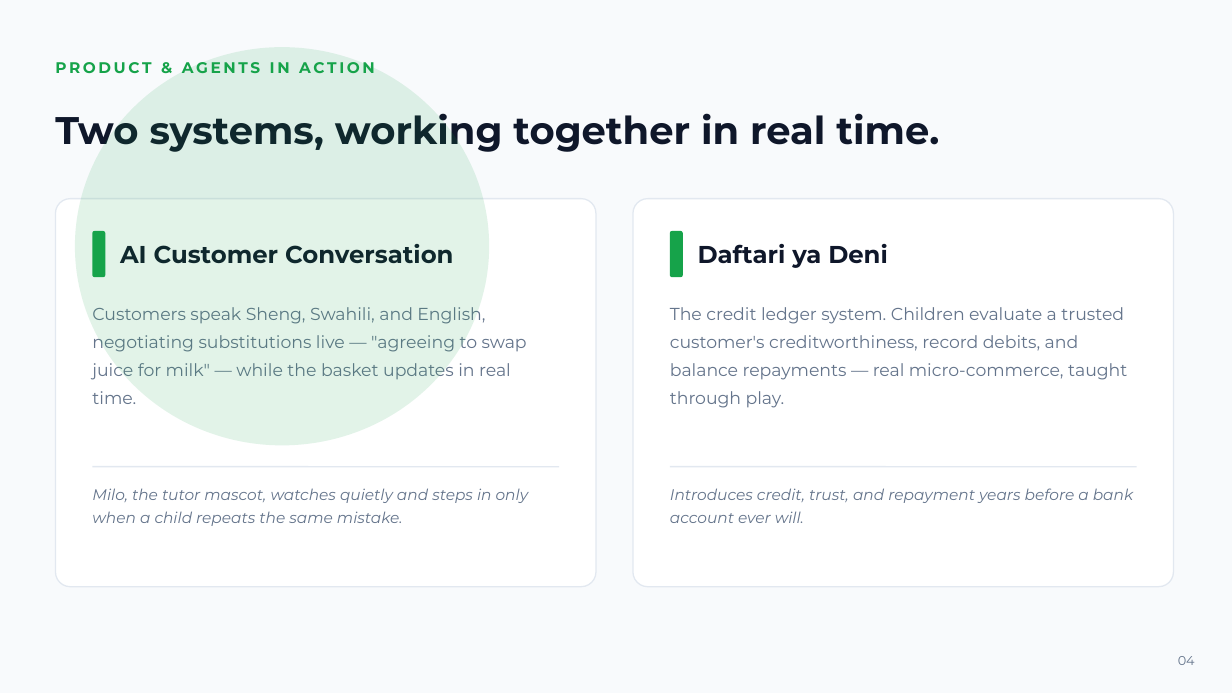
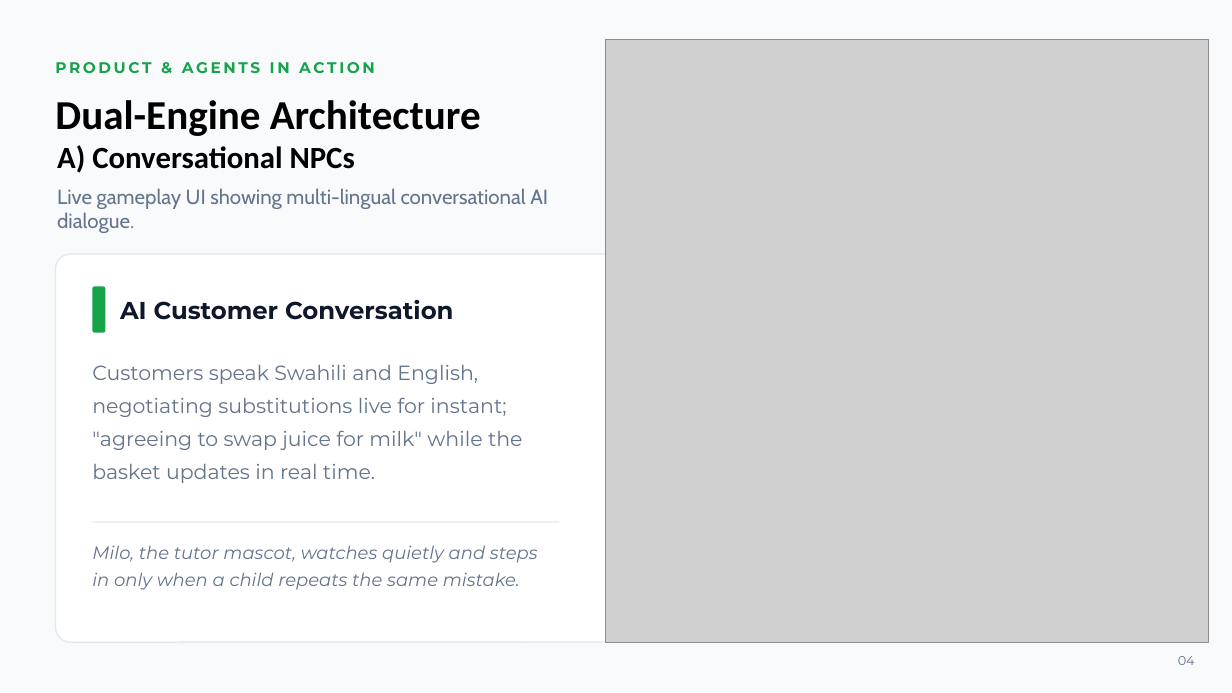
Before and after one commit to lemonhead-ai/SmartDuka, a slide deck: slide 4 of assets/pitch-deck/SmartDuka_Pitchdeck_backup.pptx. Drawn at 1232x693 pixels with LibreOffice and Linux fonts; fonts in the diff are those of the drawing; grey boxes stand for pictures. Boxes give left, top, right and bottom in pixels: in the first picture for what was removed or moved away, otherwise in the second. Text is boxed around its words. In the diff, an @@ line names an element or a change of style, - is before the commit and + after.

```diff
--- a/assets/pitch-deck/SmartDuka_Pitchdeck_backup.pptx
+++ b/assets/pitch-deck/SmartDuka_Pitchdeck_backup.pptx
@@ ellipse removed at box(75, 47, 489, 445) @@
@@ picture added at box(605, 39, 1209, 642) @@
@@ text removed at box(55, 113, 939, 152) @@
-Two systems, working together in real time.
@@ text added at box(55, 100, 481, 136), 32 pt, text #000000, bold @@
+Dual-Engine Architecture
@@ text added at box(57, 145, 355, 173), 24 pt, text #000000, bold @@
+A) Conversational NPCs
@@ text added at box(57, 188, 548, 233), 16 pt, text #64748B @@
+Live gameplay UI showing multi-lingual conversational AI dialogue.
@@ rounded rectangle removed at box(633, 199, 1174, 587) @@
@@ rounded rectangle removed at box(670, 231, 683, 277) @@
@@ rounded rectangle: place and size @@
-rounded rectangle at box(55, 199, 596, 587)
+rounded rectangle at box(55, 254, 635, 642)
@@ text removed at box(698, 244, 888, 268) @@
-Daftari ya Deni
@@ text removed at box(670, 307, 1127, 408) @@
-The credit ledger system. Children evaluate a trusted customer's creditworthiness, record debits, and balance repayments — real micro-commerce, taught through play.
@@ text at box(92, 365, 523, 483): text changed; size 13.5 to 16 pt @@
-Customers speak Sheng, Swahili, and English, negotiating substitutions live — "agreeing to swap juice for milk" — while the basket updates in real time.
+Customers speak Swahili and English, negotiating substitutions live for instant; "agreeing to swap juice for milk" while the basket updates in real time.
@@ line removed from (670, 467) to (1137, 467) @@
@@ text removed at box(670, 488, 1133, 523) @@
-Introduces credit, trust, and repayment years before a bank account ever will.
@@ 2 texts, 1 rounded rectangle, 1 line: place and size @@
-2 texts, 1 rounded rectangle, 1 line at box(92, 231, 559, 526)
+2 texts, 1 rounded rectangle, 1 line at box(92, 287, 559, 590)
@@ text "Milo, the tutor mascot, watches ..." at box(92, 545, 538, 590): size 12 to 14 pt @@
```
Also in this commit, not shown: 4 other slides changed, 1 slide added, 3 other files.
